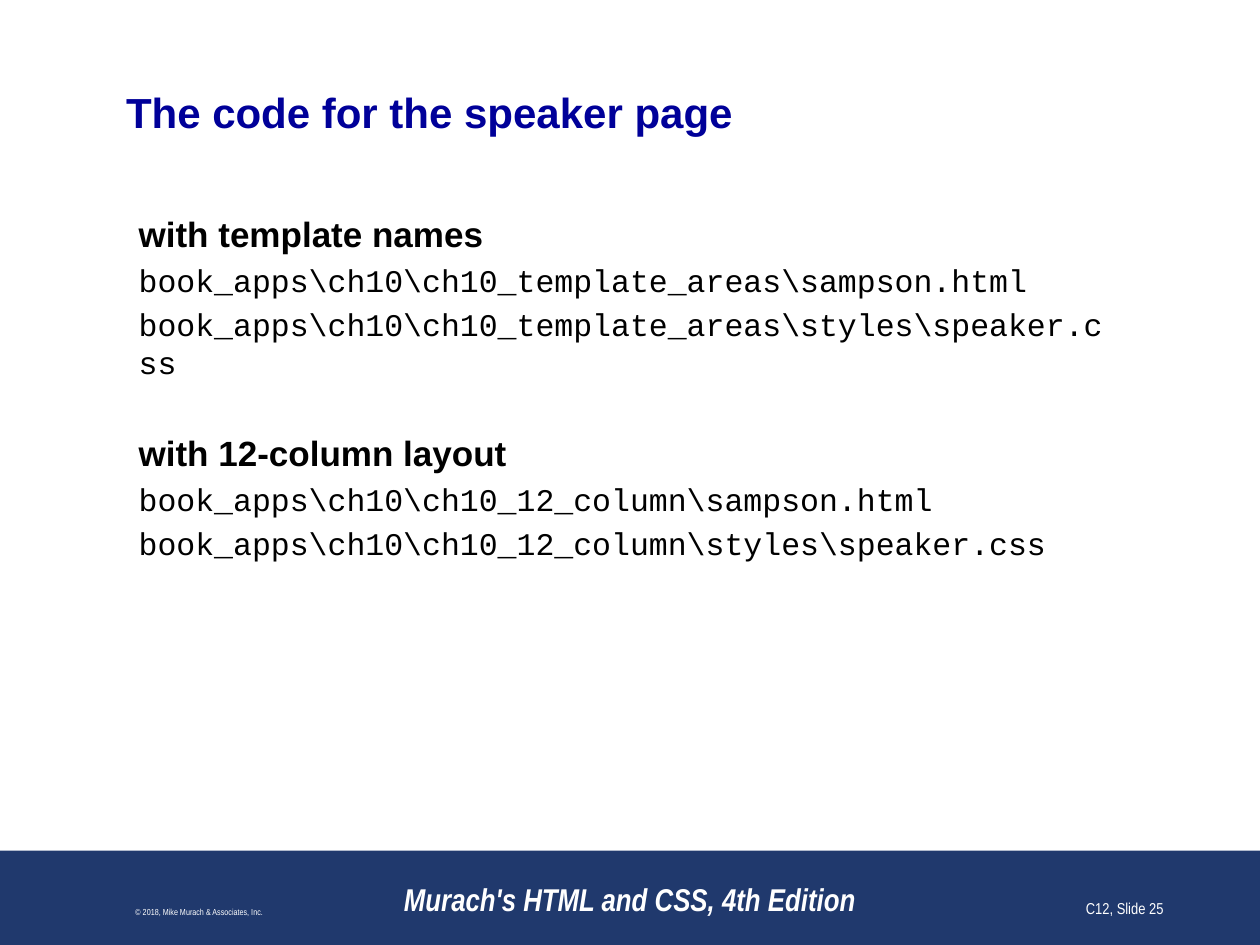
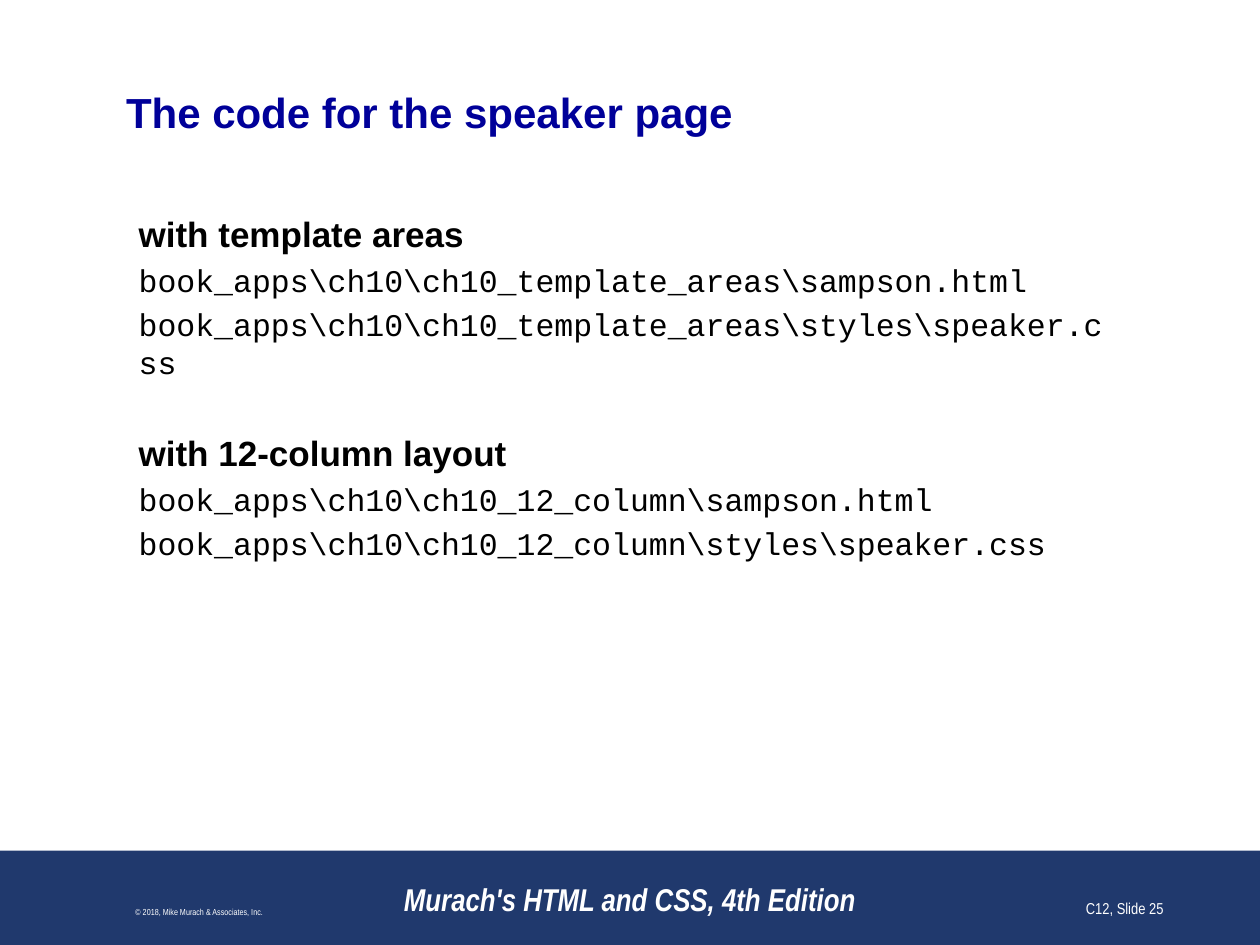
Before and after one commit to paulsmithkc/awd1000_base_lab_and_homework, a slide deck: slide 25 of murach_html_4e/slides/Chapter 10 slides (Revised).pptx. Drawn at 1260x945 pixels with LibreOffice and Linux fonts; fonts in the diff are those of the drawing; background and template pictures are left out. Boxes give left, top, right and bottom in pixels: in the first picture for what was removed or moved away, otherwise in the second. Text is boxed around its words. In the diff, an @@ line names an element or a change of style, - is before the commit and + after.

```diff
--- a/murach_html_4e/slides/Chapter 10 slides (Revised).pptx
+++ b/murach_html_4e/slides/Chapter 10 slides (Revised).pptx
@@ text at box(139, 221, 464, 254): text changed @@
-with template names
+with template areas
```
Also in this commit, not shown: 1 other slide changed, 1 other file.
